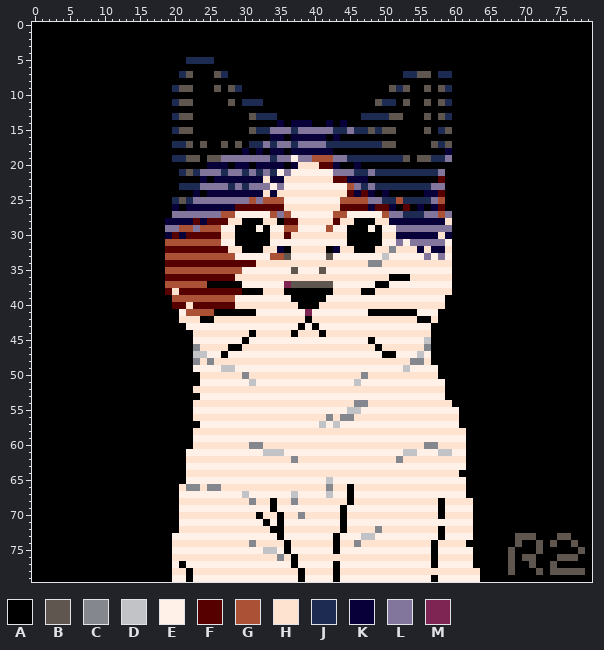
Pixel-art file: screen_effect/scanline_0001.aseprite. That is the earlier state.
80x80 pixels, 1 frame.
Palette (. is transparent): A #000000  B #5f574f  C #85878f  D #c2c3c7  E #fff1e8  F #570000  G #ab5236  H #ffe3d1  J #1d2b53  K #070039  L #83769c  M #7e2553
Once edited:
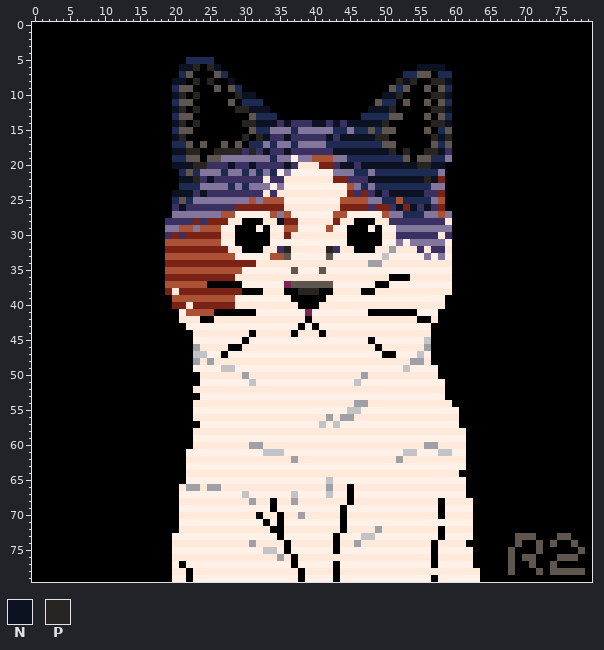
Colours new in this view: N #0c1222  P #272421
Author's note on the commit: update : screen_effect - scanline_0001 - adjust opacity
Change:
layer "scanline_1" opacity 100% -> 59%
colour C: #85878f -> #9ea0a6
colour F: #570000 -> #7a2216
colour H: #ffe3d1 -> #ffe9da
colour K: #070039 -> #3a3162
y 6: x 21..23 AAA -> NNP; x 25..26 AA -> PN; x 55..58 AAAA -> NNNN
y 8: x 20..21 AA -> NN; x 23 A -> P; x 25 A -> P; x 28 A -> N; x 52..54 AAA -> PNP; x 57..59 AAA -> PPN
y 10: x 20..21 AA -> NP; x 23 A -> P; x 29..31 AAA -> PNN; x 50..52 AAA -> NNP; x 57..59 AAA -> PPN
y 12: x 20..21 AA -> NP; x 23 A -> P; x 29..33 AAAAA -> PPNNN; x 48..51 AAAA -> NNNP; x 57..59 AAA -> PPN
y 14: x 20..21 AA -> NP; x 23 A -> P; x 30..34 AAAAA -> PPNNN; x 36 A -> N; x 40..41 AA -> NN; x 43 A -> N; x 45..50 AAAAAA -> NNNNNP; x 57..59 AAA -> PPN
y 16: x 20..21 AA -> NP; x 30 A -> P; x 32..33 AA -> PN; x 36 A -> N; x 42 A -> N; x 44..50 AAAAAAA -> NNNNNPP; x 57..59 AAA -> PNP
y 18: x 20..23 AAAA -> NNPP; x 26..29 AAAA -> PPPP; x 31 A -> P; x 33 A -> N; x 36 A -> N; x 43..51 AAAAAAAAA -> NNNNNNNNP; x 53 A -> P; x 56..58 AAA -> PPN
y 20: x 20..24 AAAAA -> NNNPP; x 28 A -> N; x 31 A -> N; x 36 A -> N; x 44..45 AA -> NN; x 47..58 AAAAAAAAAAAA -> NNNNNNNNPPNN
y 22: x 21..23 AAA -> NNP; x 25 A -> N; x 48..57 AAAAAAAAAA -> NNNNNNNNPN
y 24: x 20..22 AAA -> NNN; x 24 A -> N; x 49 A -> N; x 51..55 AAAAA -> NNNNN
y 26: x 21 A -> N; x 52 A -> N; x 54 A -> N; x 56 A -> N
y 28: x 35 A -> N
y 32: x 36 A -> P; x 42 A -> P
y 38: x 38..40 AAA -> PPP
Boxes around the changes in both pictures, in picture pixels (x1, y1, x2, y2):
changed: (165, 64, 480, 575)
